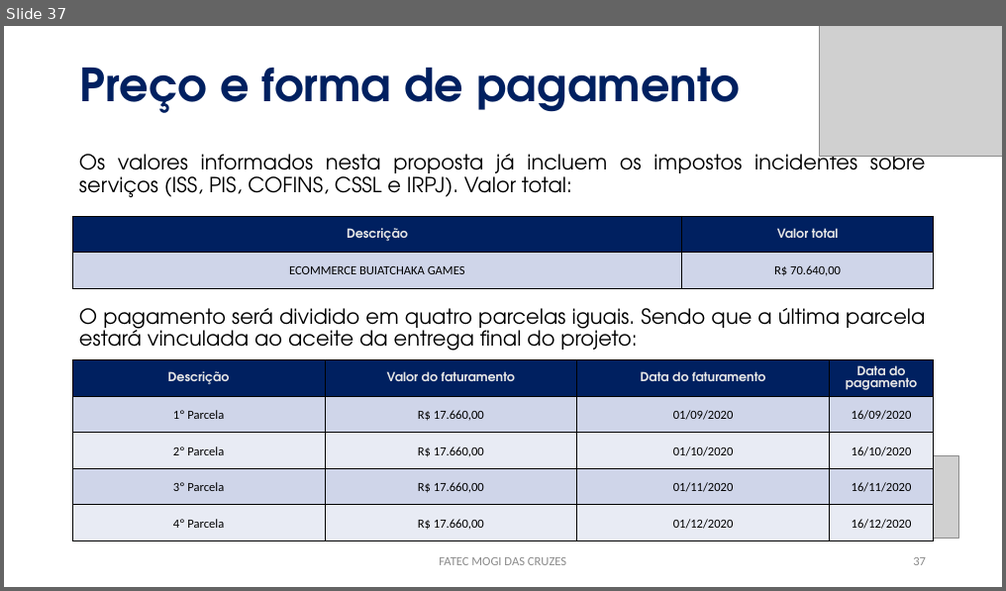
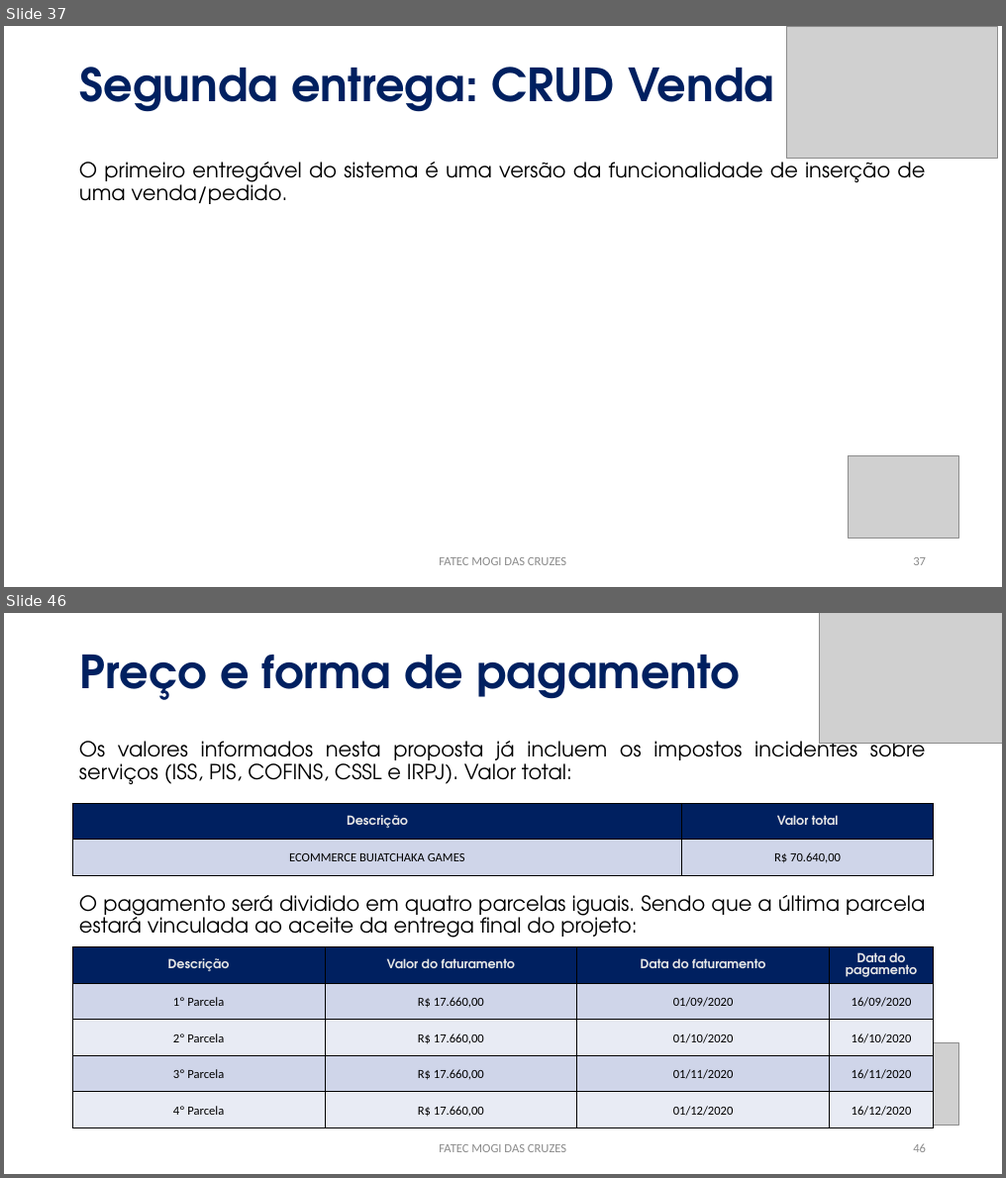
Before and after one commit to PabloLuiz1/buiatchaka-jogos, a slide deck: APRESENTAÇÃO.pptx. Shown one above the other, each under a label of ours: slide 37 before the commit, slides 37 and 46 after it; the slides between them are not shown. The pictures are 1006x591 and 1006x1178 pixels, drawn with LibreOffice and Linux fonts; fonts in the diff are those of the drawing; grey boxes stand for pictures. Boxes give left, top, right and bottom in pixels: in the first picture for what was removed or moved away, otherwise in the second. Text is boxed around its words. In the diff, an @@ line names an element or a change of style, - is before the commit and + after.

Commit message:
create: CRUD de Venda (falta funcionalidades)

```diff
--- a/APRESENTAÇÃO.pptx
+++ b/APRESENTAÇÃO.pptx
@@ slide 37 added at box(4, 26, 1002, 587), background #FFFFFF @@
@@ picture added at box(787, 26, 997, 158) @@
@@ title added at box(80, 67, 774, 112), 44 pt, text #002060, bold @@
+Segunda entrega: CRUD Venda
@@ text added at box(79, 156, 925, 204), 20 pt, text #000000 @@
+O primeiro entregável do sistema é uma versão da funcionalidade de inserção de uma venda/pedido.
@@ picture added at box(848, 456, 959, 538) @@
@@ text added at box(439, 558, 566, 566), 12 pt, text #8C8C8C @@
+FATEC MOGI DAS CRUZES
@@ page number added at box(913, 558, 926, 566), 12 pt, text #8C8C8C @@
+37
@@ what was slide 37 is now slide 46 @@
@@ page number at box(913, 1144, 926, 1153): text changed @@
-37
+46
```
Also in this commit, not shown: 8 other slides added, 35 other files.
